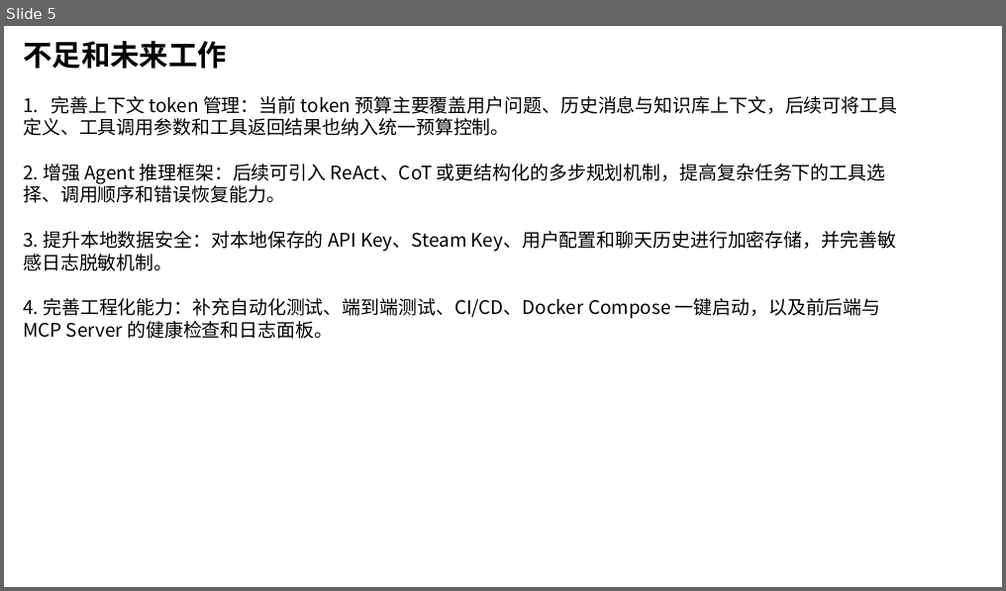
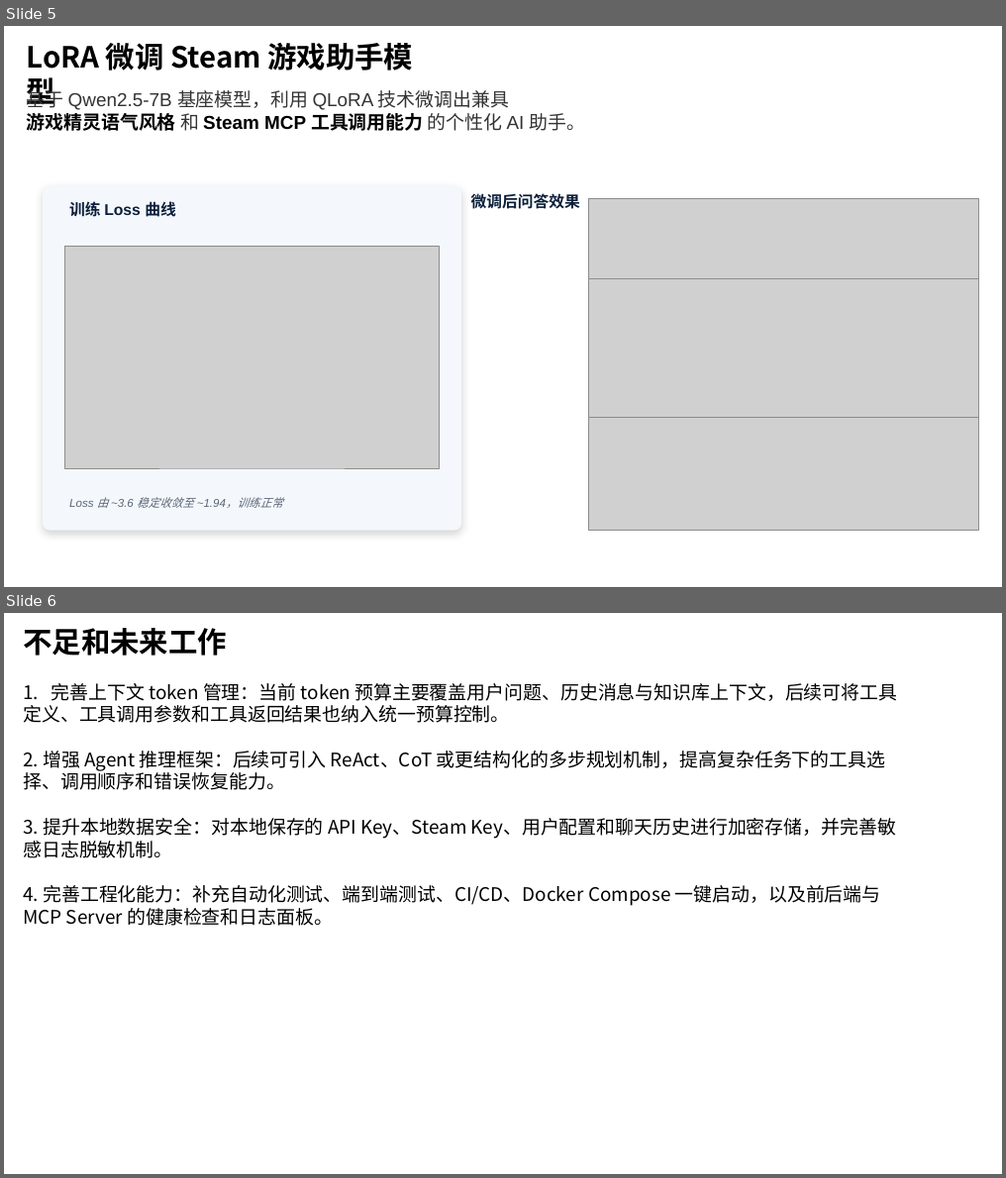
Before and after one commit to shaochang123/SteamGenieAgent, a slide deck: ppt.pptx. Shown one above the other, each under a label of ours: slide 5 before the commit, slides 5 and 6 after it. The pictures are 1006x591 and 1006x1178 pixels, drawn with LibreOffice and Linux fonts; fonts in the diff are those of the drawing; grey boxes stand for pictures. Boxes give left, top, right and bottom in pixels: in the first picture for what was removed or moved away, otherwise in the second. Text is boxed around its words. In the diff, an @@ line names an element or a change of style, - is before the commit and + after.

```diff
--- a/ppt.pptx
+++ b/ppt.pptx
@@ slide 5 added at <box>4,26,1002,587</box>, background #FFFFFF @@
@@ text added at <box>27,43,413,71</box>, 28 pt, text #000000, bold @@
+LoRA 微调 Steam 游戏助手模型
@@ text added at <box>27,87,586,131</box>, 18 pt, text #333333 @@
+基于 Qwen2.5-7B 基座模型，利用 QLoRA 技术微调出兼具
+游戏精灵语气风格 和 Steam MCP 工具调用能力 的个性化 AI 助手。
@@ text added at <box>471,193,580,209</box>, 15 pt, text #0B1F3A, bold @@
+微调后问答效果
@@ picture added at <box>589,198,979,285</box> @@
@@ picture added at <box>589,279,979,417</box> @@
@@ picture added at <box>589,417,979,531</box> @@
@@ group added at <box>43,186,461,531</box>: 2 texts, 1 rounded rectangle, 1 picture @@
+训练 Loss 曲线
+Loss 由 ~3.6 稳定收敛至 ~1.94，训练正常
@@ what was slide 5 is now slide 6 @@
```
